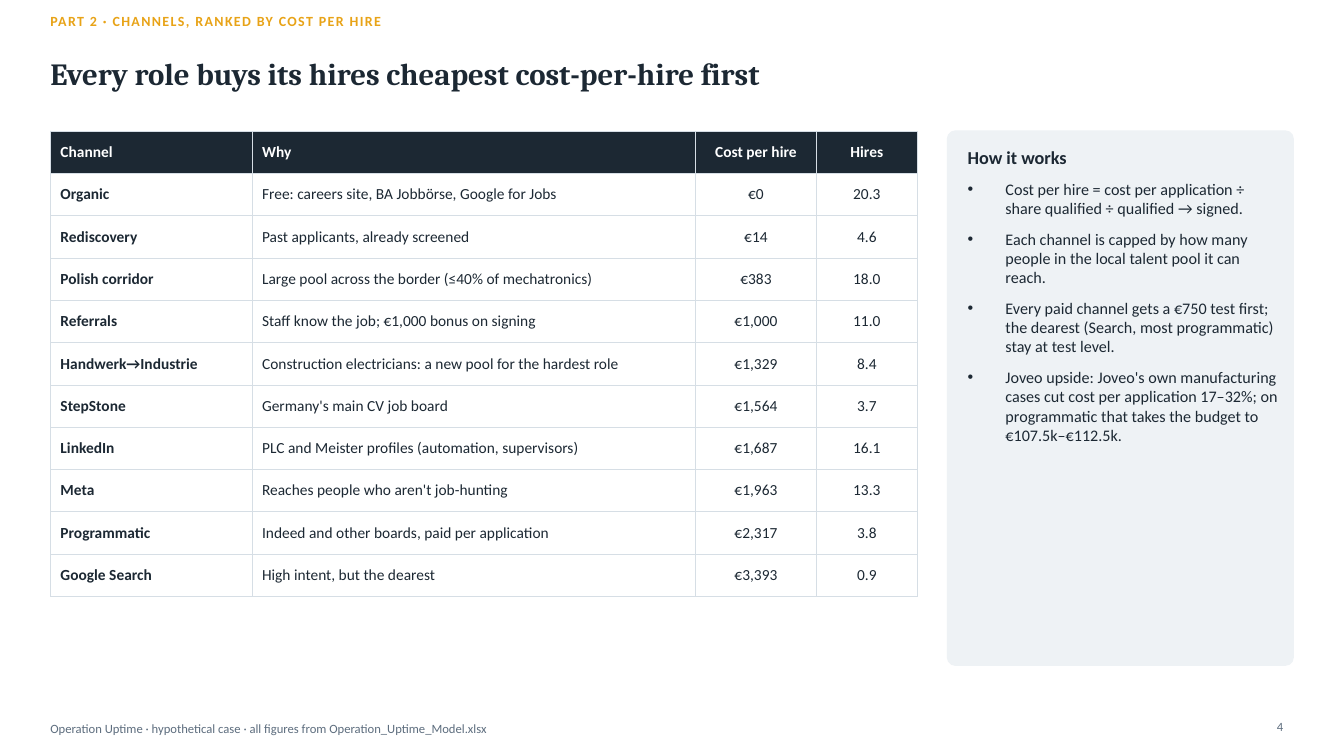
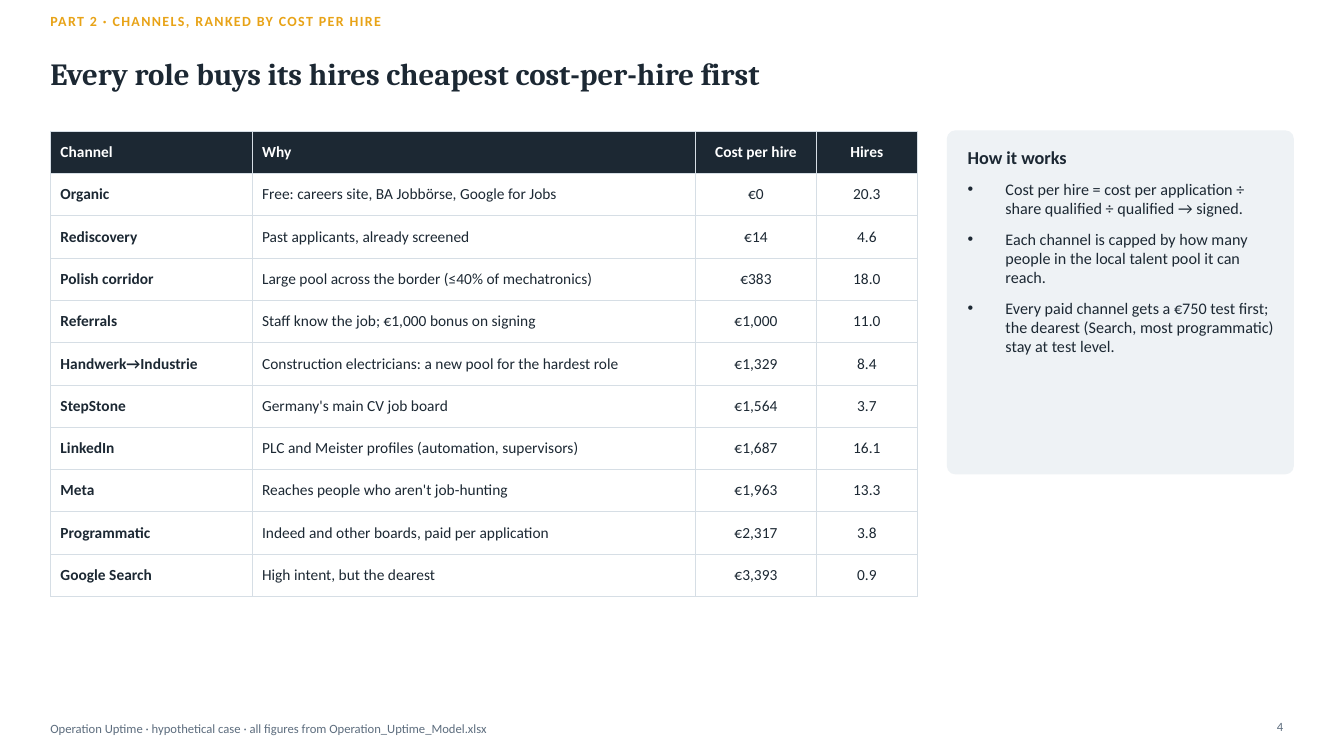
Before and after one commit to Anurag160596/haystack, a slide deck: slide 4 of operation_uptime/Operation_Uptime_Deck.pptx. Drawn at 1344x756 pixels with LibreOffice and Linux fonts; fonts in the diff are those of the drawing. Boxes give left, top, right and bottom in pixels: in the first picture for what was removed or moved away, otherwise in the second. Text is boxed around its words. In the diff, an @@ line names an element or a change of style, - is before the commit and + after.

```diff
--- a/operation_uptime/Operation_Uptime_Deck.pptx
+++ b/operation_uptime/Operation_Uptime_Deck.pptx
@@ rounded rectangle: place and size @@
-rounded rectangle at <box>948,131,1294,665</box>
+rounded rectangle at <box>948,131,1294,474</box>
@@ rounded rectangle at <box>948,131,1294,474</box>: proportions changed @@
@@ text at <box>1005,372,1278,441</box>: paragraph removed @@
-• Joveo upside: Joveo's own manufacturing cases cut cost per application 17–32%; on programmatic that takes the budget to €107.5k–€112.5k.
```
Also in this commit, not shown: 1 other slide changed, 10 other files.
